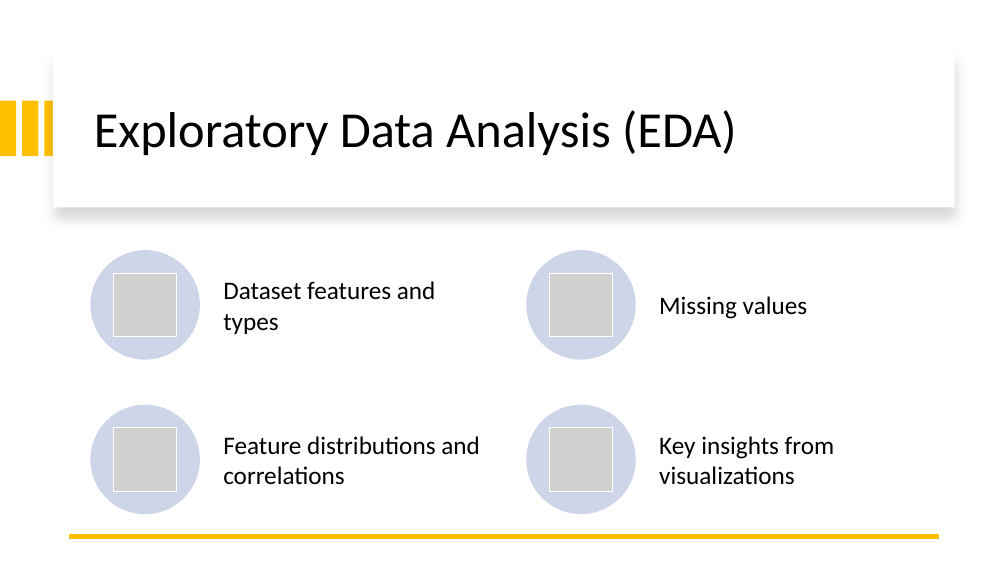
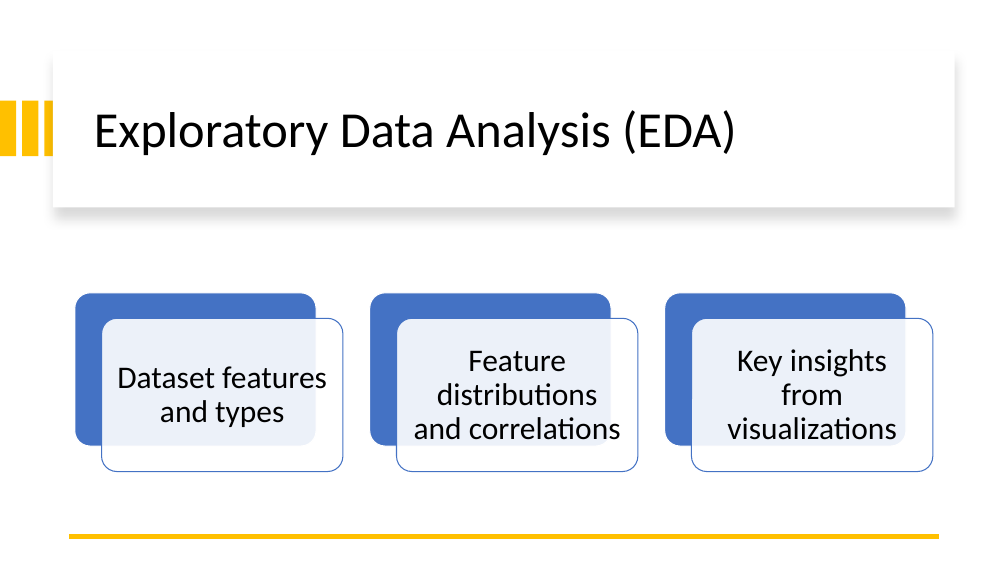
Before and after one commit to ileontios03/EPL448_Project, a slide deck: slide 4 of presentation.pptx. Drawn at 1008x567 pixels with LibreOffice and Linux fonts; fonts in the diff are those of the drawing; grey boxes stand for pictures. Boxes give left, top, right and bottom in pixels: in the first picture for what was removed or moved away, otherwise in the second. Text is boxed around its words. In the diff, an @@ line names an element or a change of style, - is before the commit and + after.

```diff
--- a/presentation.pptx
+++ b/presentation.pptx
@@ size 24 to 30 pt; alignment left to centre; line spacing 1 to 0.9; more space between paragraphs in 3 elements at [727,349,896,440], [414,350,621,440], [117,366,327,427] @@
@@ text "Dataset features and types": place and size @@
-text "Dataset features and types" at [223,281,436,334]
+text "Dataset features and types" at [117,366,327,427]
@@ text "Feature distributions and correlations": place and size @@
-text "Feature distributions and correlations" at [223,436,480,485]
+text "Feature distributions and correlations" at [414,350,621,440]
@@ group added at [75,293,933,472]: 6 rounded rectangles @@
@@ text "Key insights from visualizations": place and size @@
-text "Key insights from visualizations" at [659,436,834,485]
+text "Key insights from visualizations" at [727,349,896,440]
@@ group removed at [91,250,807,514]: 4 ellipses, 4 pictures, 1 text @@
-Missing values
```
Also in this commit, not shown: 2 other slides changed, 5 slides added, 6 other files.
